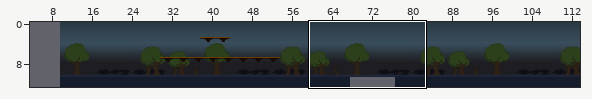
Tiled map -- android/assets/levels/Level2.tmx. The picture above shows the old version from afar; the outline marks the close-up.
Close-up. The starting point:
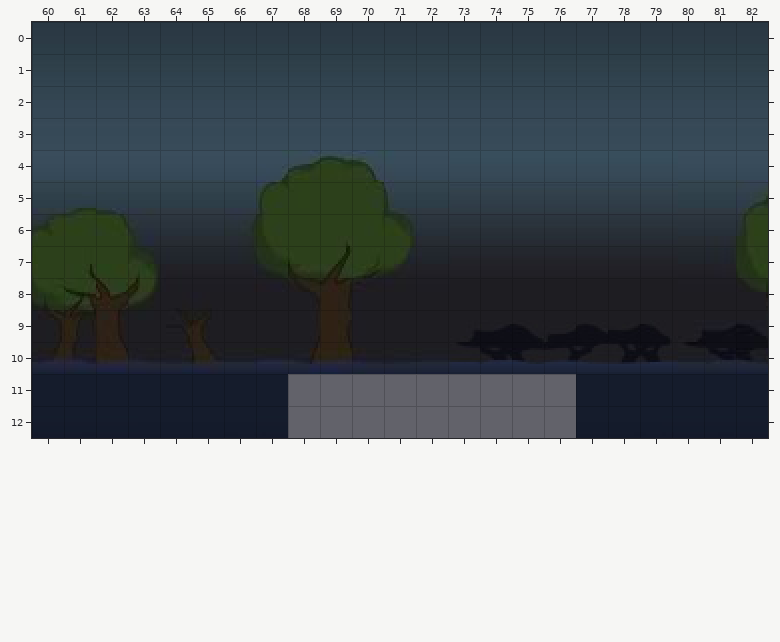
Cells are 16x16 px. Shown: x 60..82, y 0..12. The commit also changed other parts of the map, which this record leaves out. The old version is drawn lined up with the new one.
And afterwards:
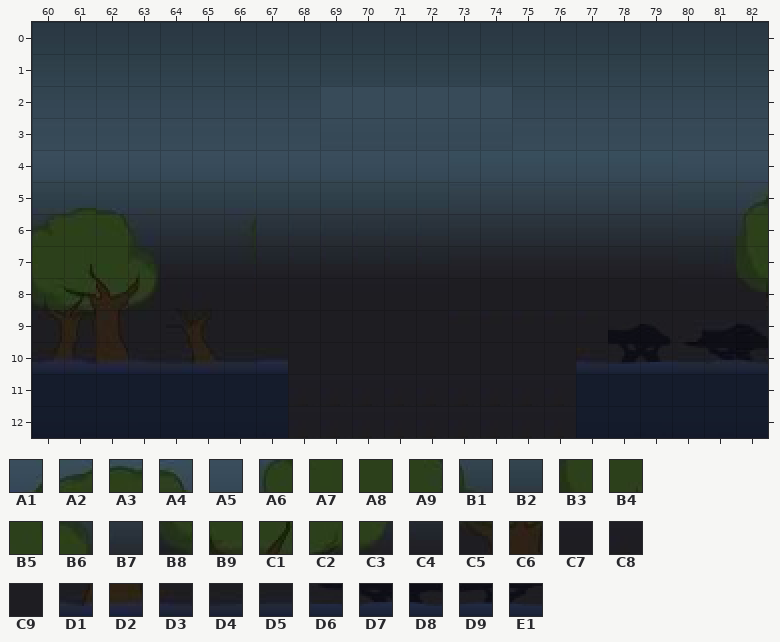
Key: from "3_Wall": A1 1, A2 2, A3 3, A4 4, A5 6, A6 36, A7 37, A8 38, A9 39, B1 40, B2 41, B3 71, B4 73, B5 74, B6 75, B7 76, B8 106, B9 107, C1 108, C2 109, C3 110, C4 111, C5 142, C6 143, C7 146, C8 167, C9 175, D1 212, D2 213, D3 214, D4 215, D5 216, D6 217, D7 218, D8 219, D9 220, E1 221.
__ is an empty cell.
The exact change:
map size 240x13 -> 260x13 cells (old content now starts at 10,0; both pictures use the new coordinates)
Layer "Background":
y 4: x 67..70 A1 A2 A3 A4 -> A5 A5 A5 A5
y 5: x 67..71 A6 A7 A8 A9 B1 -> B2 B2 B2 B2 B2
y 6: x 67..71 B3 A8 B4 B5 B6 -> B7 B7 B7 B7 B7
y 7: x 67..71 B8 B9 C1 C2 C3 -> C4 C4 C4 C4 C4
y 8: x 68..69 C5 C6 -> C7 C7
y 10: x 68..77 D1 D2 D3 D4 D5 D6 D7 D8 D9 E1 -> C9 C9 C9 C9 C9 C9 C9 C9 C9 D3
y 11..12: x 68..76 __ __ __ __ __ __ __ __ __ -> C8 C8 C8 C8 C8 C8 C8 C8 C8
